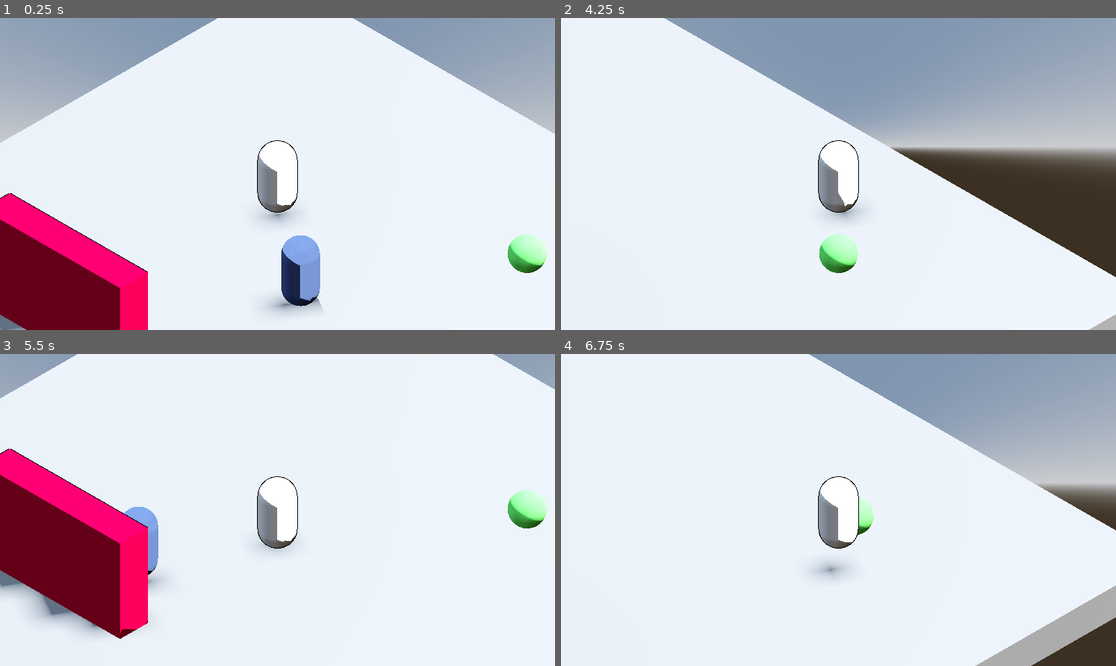
Above: before the commit, frames 1-4 (two rows, left to right).
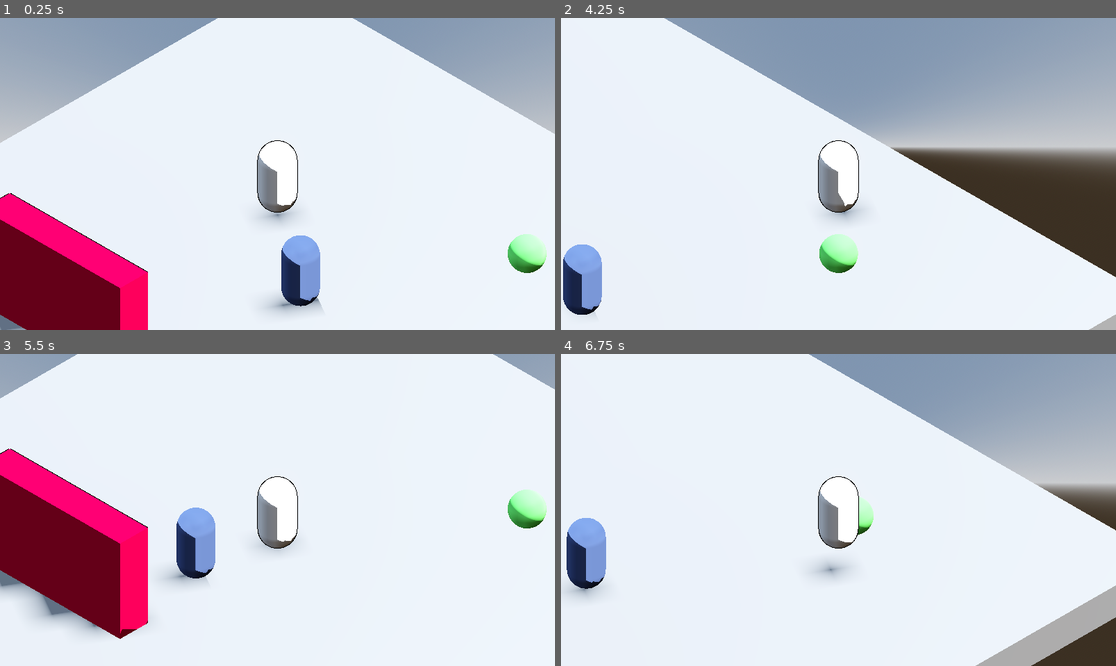
Above: after the commit, the same moments.

Repository: yashGhela/textmeback
Game: Godot game, scene res://levels/devlab.tscn
Same seed, same stepped clock (60 frames per second), same inputs: the game is played once before the commit and once after it. The project has no main scene, so this scene is started directly.
Inputs:
- Up to frame 1 (0.25 s): no input
- Up to frame 2 (4.25 s): tap Enter (ui_accept) at 0.5, 0.77, 1.52, 3.02, 3.77 s; hold D (right) 0.53-1.28 s; hold E (interact) 0.53-1.28 s; hold S (back) 1.28-2.03 s; tap E (interact) at 1.35, 2.85 s; hold D (right) 2.03-2.78 s; hold E (interact) 2.03-2.78 s; hold W (forward) 2.78-3.53 s; hold A (left) from 3.53 s (still down); hold E (interact) from 3.53 s (still down)
- Up to frame 3 (5.5 s): release E (interact) at 4.28 s; tap E (interact) at 4.35 s; tap Enter (ui_accept) at 4.52 s; release A (left) at 5.03 s; hold S (back) from 5.03 s (still down); hold E (interact) from 5.03 s (still down)
- Up to frame 4 (6.75 s): release S (back) at 5.78 s; release E (interact) at 5.78 s; hold D (right) 5.78-6.53 s; tap E (interact) at 5.85 s; tap Enter (ui_accept) at 6.02 s; hold W (forward) from 6.53 s (still down); hold E (interact) from 6.53 s (still down)

The runs differ from the first frame. In frame 1, less than 0.1% of the frame differs, in the area x 51-58%, y 75-91%; in frame 2, 1.4%; in frame 3, 2.2%, in the area x 22-39%, y 48-76%; in frame 4, 1.6%.
Error before the commit: Invalid access to property or key 'global_position' on a base object of type 'Nil'. (res://scripts/chase.gd:20)

Commit message:
ok its defo seeing me then going to my chse but immediately jumping to the return state then scan?

Diff:
--- a/scripts/chase.gd
+++ b/scripts/chase.gd
@@ -17,15 +17,22 @@
 
 
 func physics_update(_delta:float):
+
+	if player == null:
+		Transitioned.emit(self, "Scan")
+		return
+	var distance = boss.global_position.distance_to(player.global_position)
+
+	if distance > 10.0:
+		Transitioned.emit(self, "Scan")
+		return
+
 	var direction = (player.global_position - boss.global_position).normalized()
-
-	direction.y=0
+	direction.y = 0
 
 	if direction.length() > 0.01:
-		boss.look_at(boss.global_position - direction, Vector3.UP)
-		boss.velocity = direction.normalized() * move_speed
-
-
-
-	if direction.length()>10:
-		Transitioned.emit(self,"Scan")
+		# Look at player's position
+		boss.look_at(player.global_position, Vector3.UP)
+		boss.velocity = direction * move_speed
+	else:
+		boss.velocity = Vector3.ZERO
